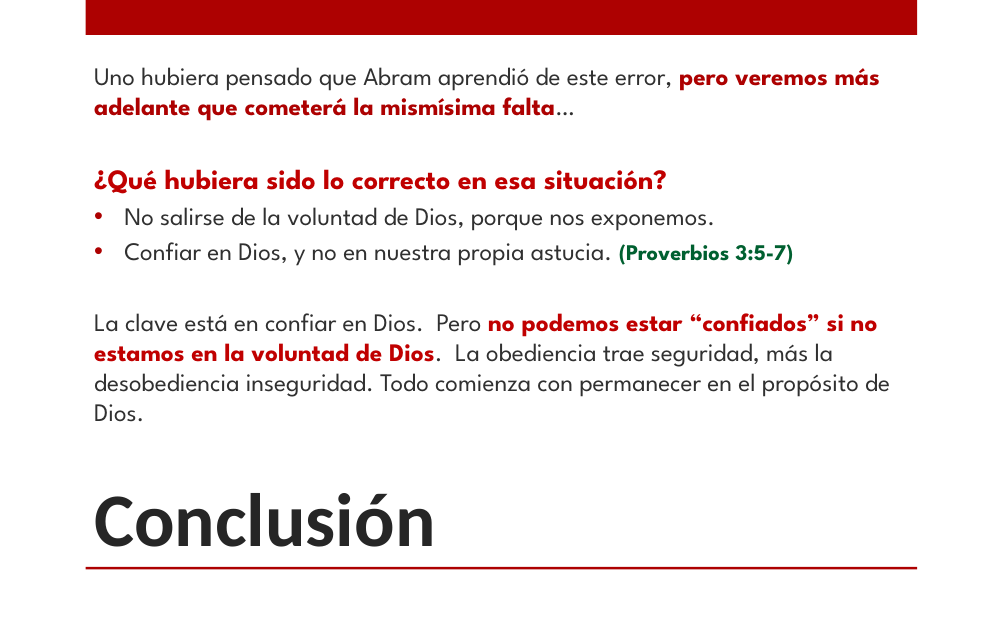
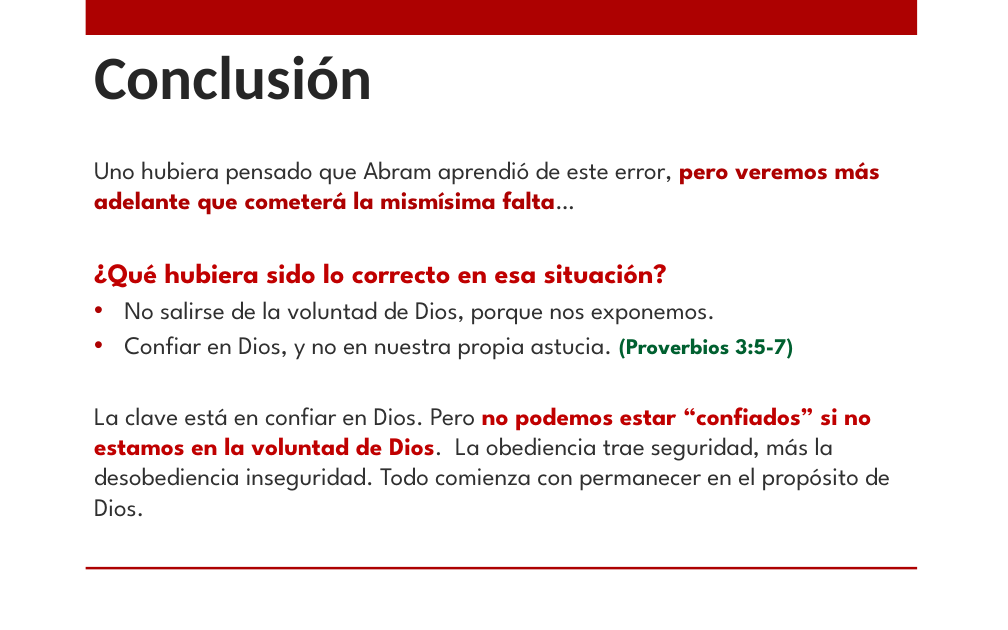
Before and after one commit to CreyTuning/documents, a slide deck: slide 16 of slideshow/Estudios Biblicos/3.-Genesis_1.pptx. Drawn at 1008x630 pixels with LibreOffice and Linux fonts; fonts in the diff are those of the drawing; background and template pictures are left out. Boxes give left, top, right and bottom in pixels: in the first picture for what was removed or moved away, otherwise in the second. Text is boxed around its words. In the diff, an @@ line names an element or a change of style, - is before the commit and + after.

```diff
--- a/slideshow/Estudios Biblicos/3.-Genesis_1.pptx
+++ b/slideshow/Estudios Biblicos/3.-Genesis_1.pptx
@@ text "Conclusión": place and size @@
-text "Conclusión" at [94, 493, 435, 547]
+text "Conclusión" at [94, 55, 372, 100]
@@ text "Conclusión" at [94, 55, 372, 100]: size 54 to 44 pt; vertical alignment bottom to middle @@
@@ text "Uno hubiera pensado que Abram ...": place and size @@
-text "Uno hubiera pensado que Abram ..." at [94, 67, 890, 422]
+text "Uno hubiera pensado que Abram ..." at [94, 161, 890, 517]
```
Also in this commit, not shown: 12 other slides changed.
